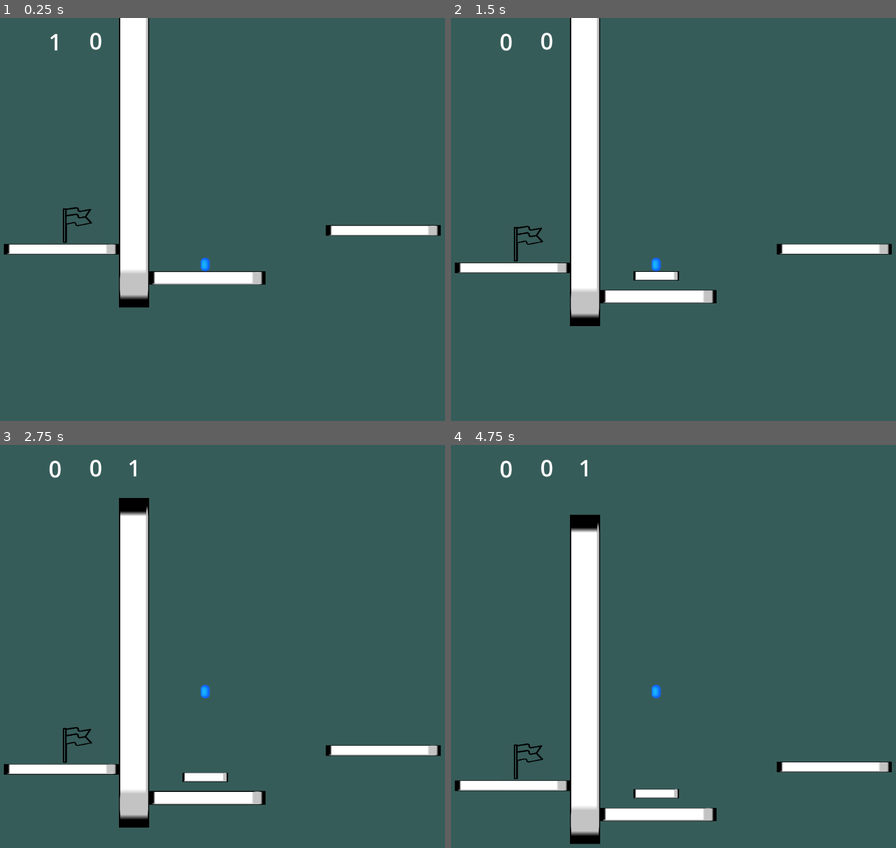
Above: before the commit, frames 1-4 (two rows, left to right).
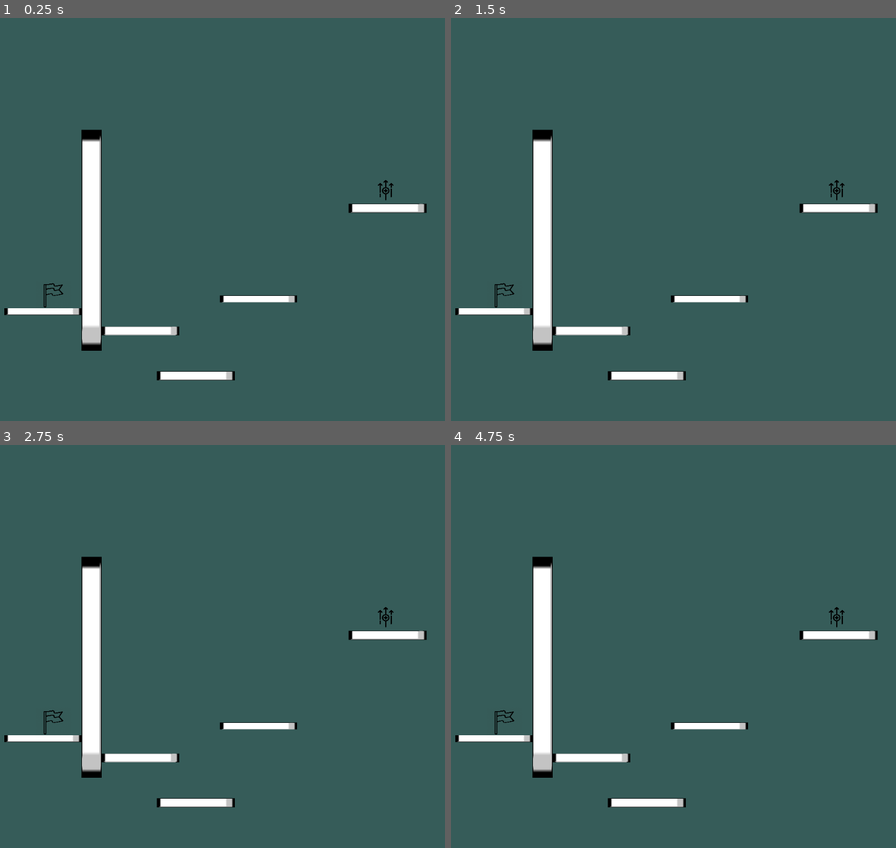
Above: after the commit, the same moments.

Repository: haikey-build/climb
Game: Godot game, scene res://level/proto_level.tscn
Same seed, same stepped clock (60 frames per second), same inputs: the game is played once before the commit and once after it.
Inputs:
- Up to frame 1 (0.25 s): no input
- Up to frame 2 (1.5 s): tap Enter (ui_accept) at 0.5 s; hold Right (ui_right) from 0.53 s (still down); tap Q (recall_platform) at 0.6 s; tap W (jump) at 0.77, 1.07 s; tap S (set_platform) at 0.8, 1.35 s
- Up to frame 3 (2.75 s): tap W (jump) at 1.52, 1.82, 2.3 s; tap Enter (ui_accept) at 1.55, 2.1 s; release Right (ui_right) at 2.03 s; hold Left (ui_left) from 2.03 s (still down)
- Up to frame 4 (4.75 s): release Left (ui_left) at 2.78 s; hold Right (ui_right) 2.78-4.28 s; tap W (jump) at 2.85, 3.02, 3.32, 3.77, 4.07, 4.52 s; tap Q (recall_platform) at 3.05, 3.6 s; tap S (set_platform) at 3.8, 4.35 s; hold Left (ui_left) from 4.28 s (still down); tap Enter (ui_accept) at 4.55 s

The runs differ from the first frame. In frame 1, 12% of the frame differs, in the area x 0-100%, y 0-90%; in frame 2, 12%; in frame 3, 12%; in frame 4, 13%, in the area x 0-100%, y 3-100%.

Commit message:
load level properly

Diff:
--- /dev/null
+++ b/char/explorer.gd
@@ -0,0 +1,28 @@
+extends CharacterBody2D
+
+
+const SPEED = 300.0
+const JUMP_VELOCITY = -400.0
+
+# Get the gravity from the project settings to be synced with RigidBody nodes.
+var gravity = ProjectSettings.get_setting("physics/2d/default_gravity")
+
+
+func _physics_process(delta):
+	# Add the gravity.
+	if not is_on_floor():
+		velocity.y += gravity * delta
+
+	# Handle jump.
+	if Input.is_action_just_pressed("ui_accept") and is_on_floor():
+		velocity.y = JUMP_VELOCITY
+
+	# Get the input direction and handle the movement/deceleration.
+	# As good practice, you should replace UI actions with custom gameplay actions.
+	var direction = Input.get_axis("ui_left", "ui_right")
+	if direction:
+		velocity.x = direction * SPEED
+	else:
+		velocity.x = move_toward(velocity.x, 0, SPEED)
+
+	move_and_slide()
--- /dev/null
+++ b/char/explorer.tscn
@@ -0,0 +1,6 @@
+[gd_scene load_steps=2 format=3 uid="uid://cvmf4fik8obik"]
+
+[ext_resource type="Script" path="res://char/explorer.gd" id="1_cd3u5"]
+
+[node name="Explorer" type="CharacterBody2D"]
+script = ExtResource("1_cd3u5")
--- a/char/proto_char.tscn
+++ b/char/proto_char.tscn
@@ -18,6 +18,7 @@
 shape = SubResource("CapsuleShape2D_ernw0")
 
 [node name="Camera2D" type="Camera2D" parent="."]
+enabled = false
 
 [node name="CapsuleBackgroundRemoved" type="Sprite2D" parent="."]
 position = Vector2(-0.25, 0)
--- a/level/proto_level.gd
+++ b/level/proto_level.gd
@@ -1,6 +1,9 @@
+class_name ProtoLevel
 extends Node2D
 
 var _platform_scene = preload("res://level/blocks/basic_block.tscn")
+
+@onready var _level_camera = $CameraLevel
 
 @onready var _placed_platforms = []
 
@@ -16,8 +19,12 @@
 	Climb.PlatformType.BREAKABLE: 1,
 }
 
+func get_level_camera():
+	return _level_camera
+
 func _ready():
-	_update_inventory_HUD_all()
+	pass
+	#_update_inventory_HUD_all()
 
 func _process(delta):
 	if Input.is_action_just_pressed("quit"):
@@ -70,3 +77,9 @@
 
 func _update_inventory_HUD(type):
 	_inventory_HUD[type].text = str(_inventory[type])
+
+
+#func _set_char_camera():
+	#_level_camera.enabled = false
+	#_char_camera.enabled = true
+	#_char_camera.make_current()
--- a/level/proto_level.tscn
+++ b/level/proto_level.tscn
@@ -1,6 +1,5 @@
-[gd_scene load_steps=6 format=3 uid="uid://dt8hnpnr7641e"]
+[gd_scene load_steps=5 format=3 uid="uid://dt8hnpnr7641e"]
 
-[ext_resource type="PackedScene" uid="uid://durrgqvx088gf" path="res://char/proto_char.tscn" id="1_ng856"]
 [ext_resource type="Script" path="res://level/proto_level.gd" id="1_olv6m"]
 [ext_resource type="PackedScene" uid="uid://c02jydykctbe" path="res://level/blocks/basic_block.tscn" id="3_oqne8"]
 [ext_resource type="PackedScene" uid="uid://b3unisjc1mbkd" path="res://level/items/level_up.tscn" id="4_tk5as"]
@@ -8,9 +7,6 @@
 
 [node name="ProtoLevel" type="Node2D"]
 script = ExtResource("1_olv6m")
-
-[node name="ProtoChar" parent="." instance=ExtResource("1_ng856")]
-position = Vector2(-176, -54)
 
 [node name="BasicBlock" parent="." instance=ExtResource("3_oqne8")]
 position = Vector2(-172, 19)
@@ -25,8 +21,8 @@
 scale = Vector2(3.315, 36.07)
 
 [node name="BasicBlock4" parent="." instance=ExtResource("3_oqne8")]
-position = Vector2(1570, 345)
-scale = Vector2(12.629, 1.135)
+position = Vector2(9, 166)
+scale = Vector2(12.76, 1.47)
 
 [node name="BasicBlock5" parent="." instance=ExtResource("3_oqne8")]
 position = Vector2(-491, -44)
@@ -45,7 +41,7 @@
 texture = ExtResource("5_1248s")
 
 [node name="CameraLevel" type="Camera2D" parent="."]
+position = Vector2(40, -198)
+zoom = Vector2(0.67, 0.67)
 
-[connection signal="recall_platform_attempted" from="ProtoChar" to="." method="_on_proto_char_recall_platform_attempted"]
-[connection signal="set_platform_attempted" from="ProtoChar" to="." method="_on_proto_char_set_platform_attempted"]
 [connection signal="body_entered" from="LevelUp" to="." method="_on_level_up_body_entered"]
--- a/menu/MainMenu.gd
+++ b/menu/MainMenu.gd
@@ -1,6 +1,6 @@
 extends Node2D
 
-@onready var level_1 = preload("res://level/proto_level.tscn")
+@onready var level_1 = preload("res://menu/menu_char_select.tscn")
 @onready var camera = $CameraMenu
 
 
--- /dev/null
+++ b/menu/menu_char_select.gd
@@ -0,0 +1,28 @@
+extends Node2D
+
+@onready var _explorer_scene = preload()
+
+@onready var _level_scene = preload("res://level/proto_level.tscn")
+@onready var _level
+@onready var _camera
+
+
+func _ready():
+	_level = _level_scene.instantiate()
+	add_child(_level)
+	_camera = _level.get_level_camera()
+	_camera.enabled = true
+	_camera.make_current()
+
+
+
+func _on_button_button_down():
+	print('buutton 1')
+
+
+func _on_button_2_button_down():
+	print('buutton 2')
+
+
+func _on_button_3_button_down():
+	print('buutton 3')
--- a/menu/menu_char_select.tscn
+++ b/menu/menu_char_select.tscn
@@ -1,3 +1,31 @@
-[gd_scene format=3 uid="uid://b4lmpwhgy78x4"]
+[gd_scene load_steps=2 format=3 uid="uid://b4lmpwhgy78x4"]
+
+[ext_resource type="Script" path="res://menu/menu_char_select.gd" id="1_72r7o"]
 
 [node name="MenuCharSelect" type="Node2D"]
+script = ExtResource("1_72r7o")
+
+[node name="Button" type="Button" parent="."]
+offset_left = -217.0
+offset_top = 137.0
+offset_right = -160.0
+offset_bottom = 198.0
+text = "1"
+
+[node name="Button2" type="Button" parent="."]
+offset_left = -30.0
+offset_top = 148.0
+offset_right = 27.0
+offset_bottom = 209.0
+text = "2"
+
+[node name="Button3" type="Button" parent="."]
+offset_left = 188.0
+offset_top = 140.0
+offset_right = 245.0
+offset_bottom = 201.0
+text = "3"
+
+[connection signal="button_down" from="Button" to="." method="_on_button_button_down"]
+[connection signal="button_down" from="Button2" to="." method="_on_button_2_button_down"]
+[connection signal="button_down" from="Button3" to="." method="_on_button_3_button_down"]
